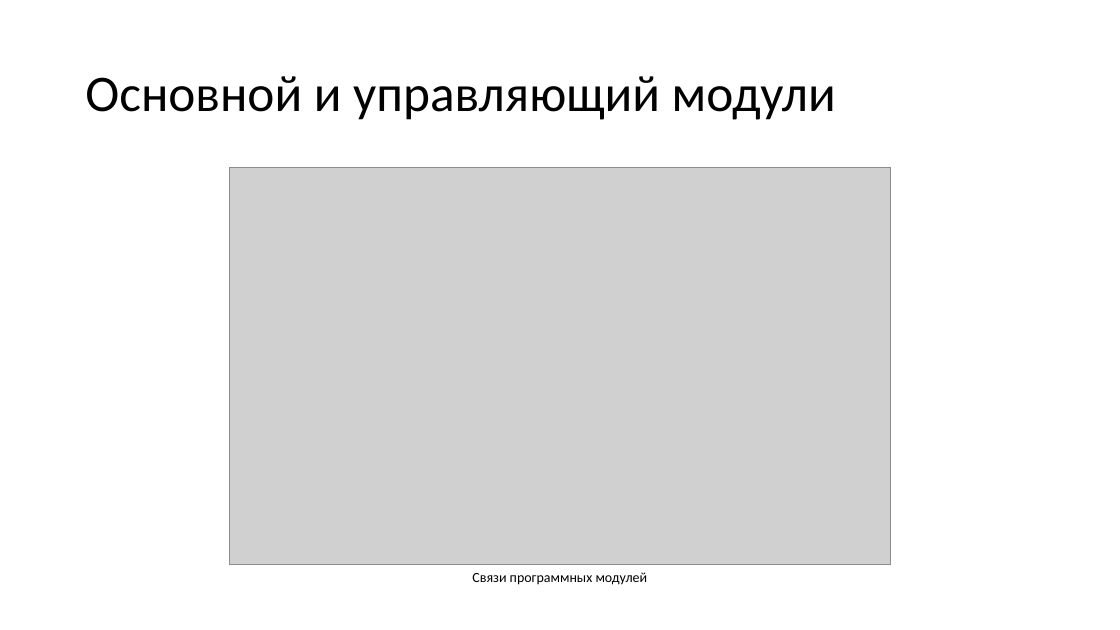
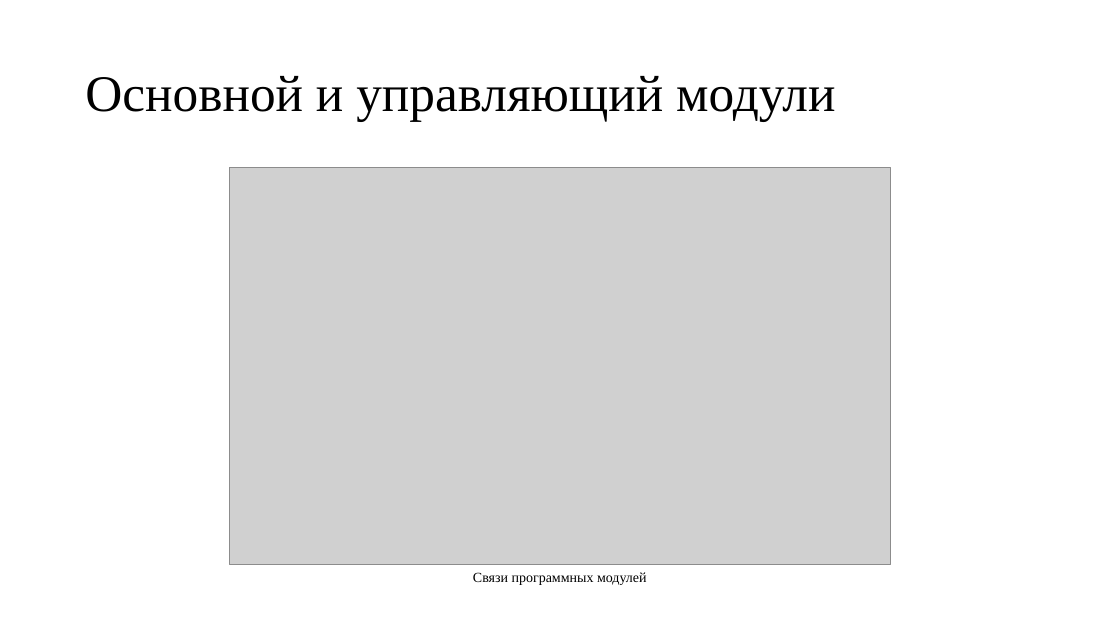
Before and after one commit to KeroDeep/Education, a slide deck: slide 8 of Novosibirsk_State_University/Курсовая работа/Презентация.pptx. Drawn at 1120x630 pixels with LibreOffice and Linux fonts; fonts in the diff are those of the drawing; grey boxes stand for pictures. Boxes give left, top, right and bottom in pixels: in the first picture for what was removed or moved away, otherwise in the second. Text is boxed around its words. In the diff, an @@ line names an element or a change of style, - is before the commit and + after.

```diff
--- a/Novosibirsk_State_University/Курсовая работа/Презентация.pptx
+++ b/Novosibirsk_State_University/Курсовая работа/Презентация.pptx
@@ title "Основной и управляющий модули" at (85,76,835,121): font Calibri to Times New Roman @@
@@ text "Связи программных модулей" at (473,572,647,585): font Calibri to Times New Roman @@
```
Also in this commit, not shown: 10 other slides changed, 15 other files.
